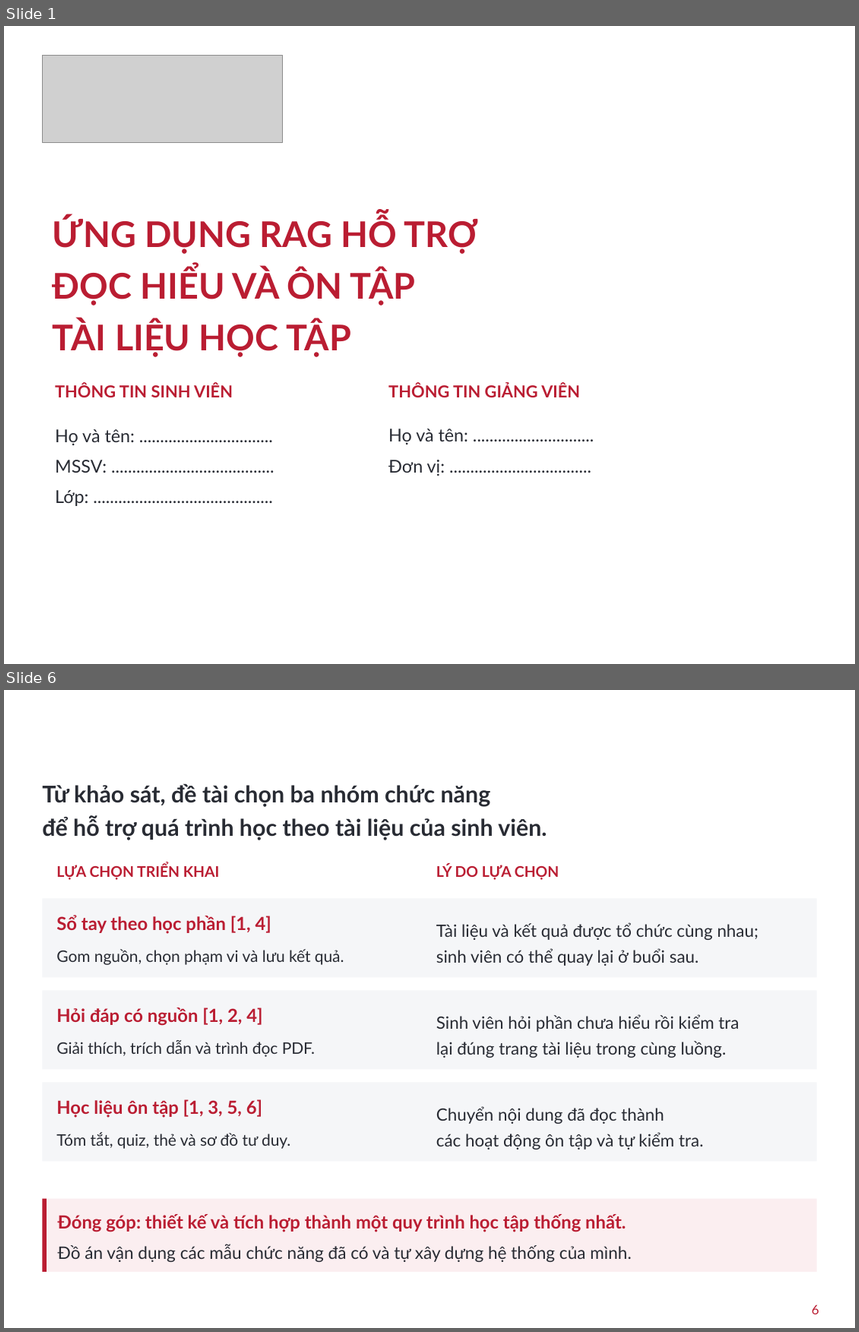
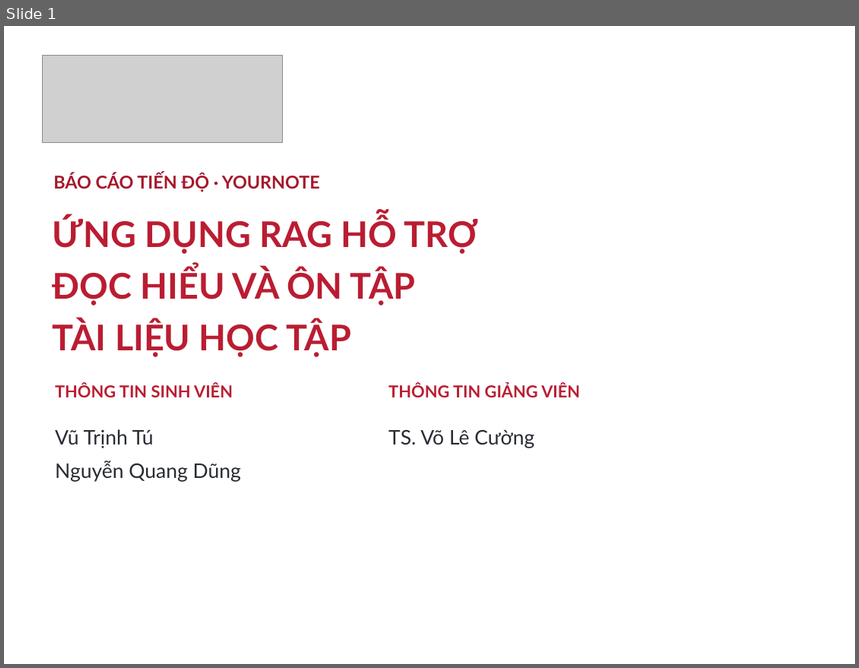
Before and after one commit to Vutu2003/yournote, a slide deck: reports/slide/Research_Notebook_HUST.pptx. Shown one above the other, each under a label of ours: slides 1 and 6 before the commit, slide 1 after it; the slides between them are not shown. The pictures are 859x1332 and 859x668 pixels, drawn with LibreOffice and Linux fonts; fonts in the diff are those of the drawing; grey boxes stand for pictures; background and template pictures are left out. Boxes give left, top, right and bottom in pixels: in the first picture for what was removed or moved away, otherwise in the second. Text is boxed around its words. In the diff, an @@ line names an element or a change of style, - is before the commit and + after.

```diff
--- a/reports/slide/Research_Notebook_HUST.pptx
+++ b/reports/slide/Research_Notebook_HUST.pptx
@@ slide 6 removed at box(4, 690, 855, 1328), background picture (left out) @@
@@ text removed at box(34, 702, 821, 736) @@
-05 / HỌC THEO CÓ CHỌN LỌC
@@ text removed at box(42, 783, 547, 840) @@
-Từ khảo sát, đề tài chọn ba nhóm chức năng
-để hỗ trợ quá trình học theo tài liệu của sinh viên.
@@ text removed at box(56, 865, 219, 880) @@
-LỰA CHỌN TRIỂN KHAI
@@ text removed at box(436, 865, 559, 880) @@
-LÝ DO LỰA CHỌN
@@ rectangle removed at box(42, 898, 817, 978) @@
@@ text removed at box(56, 915, 272, 934) @@
-Sổ tay theo học phần [1, 4]
@@ text removed at box(436, 923, 759, 966) @@
-Tài liệu và kết quả được tổ chức cùng nhau;
-sinh viên có thể quay lại ở buổi sau.
@@ text removed at box(56, 949, 344, 965) @@
-Gom nguồn, chọn phạm vi và lưu kết quả.
@@ rectangle removed at box(42, 990, 817, 1070) @@
@@ text removed at box(56, 1008, 262, 1026) @@
-Hỏi đáp có nguồn [1, 2, 4]
@@ text removed at box(436, 1015, 739, 1058) @@
-Sinh viên hỏi phần chưa hiểu rồi kiểm tra
-lại đúng trang tài liệu trong cùng luồng.
@@ text removed at box(56, 1040, 315, 1057) @@
-Giải thích, trích dẫn và trình đọc PDF.
@@ rectangle removed at box(42, 1082, 817, 1161) @@
@@ text removed at box(56, 1100, 262, 1118) @@
-Học liệu ôn tập [1, 3, 5, 6]
@@ text removed at box(436, 1106, 703, 1150) @@
-Chuyển nội dung đã đọc thành
-các hoạt động ôn tập và tự kiểm tra.
@@ text removed at box(56, 1132, 291, 1149) @@
-Tóm tắt, quiz, thẻ và sơ đồ tư duy.
@@ rectangle removed at box(42, 1199, 817, 1272) @@
@@ rectangle removed at box(42, 1199, 47, 1272) @@
@@ text removed at box(58, 1214, 626, 1233) @@
-Đóng góp: thiết kế và tích hợp thành một quy trình học tập thống nhất.
@@ text removed at box(58, 1245, 632, 1262) @@
-Đồ án vận dụng các mẫu chức năng đã có và tự xây dựng hệ thống của mình.
@@ text removed at box(812, 1305, 819, 1315) @@
-6
@@ slide 1 changed as well @@
@@ text added at box(53, 173, 320, 192), 15 pt, text #A5182B, bold @@
+BÁO CÁO TIẾN ĐỘ · YOURNOTE
@@ text at box(55, 430, 241, 482): text changed; size 15 to 17 pt @@
-Họ và tên: ................................
-MSSV: .......................................
-Lớp: ...........................................
+Vũ Trịnh Tú
+Nguyễn Quang Dũng
@@ text at box(389, 430, 534, 449): text changed; size 15 to 17 pt @@
-Họ và tên: .............................
-Đơn vị: ..................................
+TS. Võ Lê Cường
```
Also in this commit, not shown: 16 slides added, 7 other slides removed, 41 other files.
